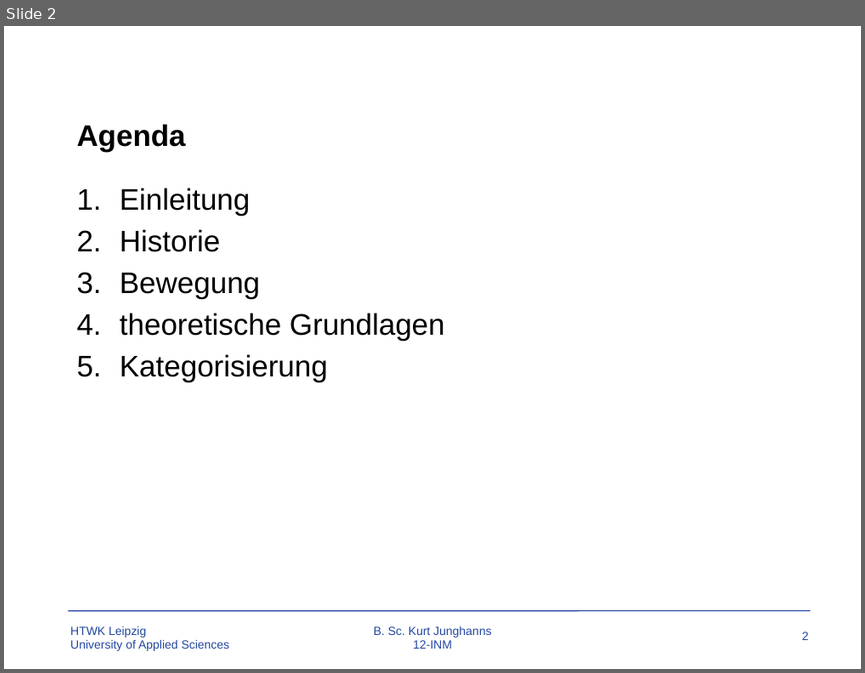
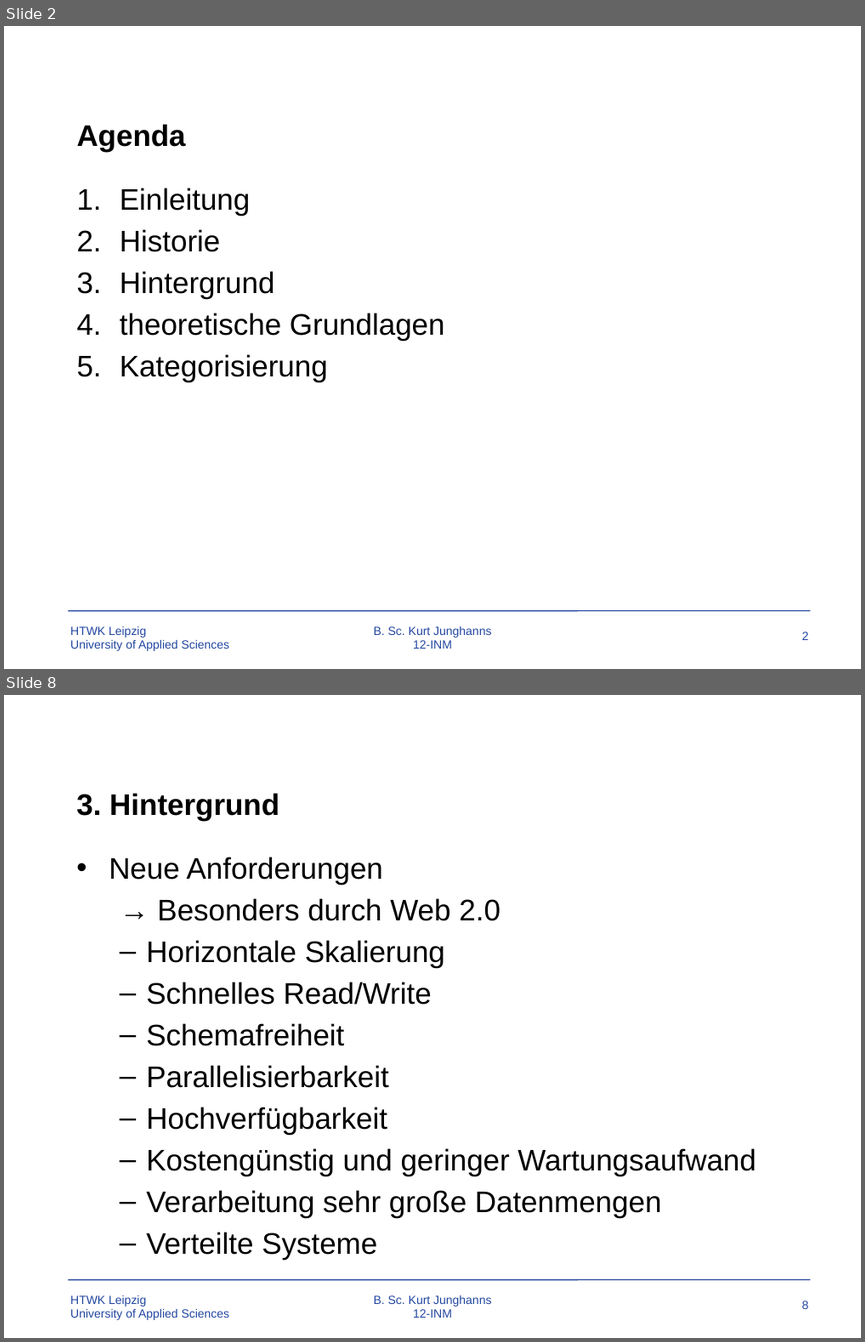
Before and after one commit to TBoonX/OS-Datenbanken, a slide deck: Praesentation.pptx. Shown one above the other, each under a label of ours: slide 2 before the commit, slides 2 and 8 after it; the slides between them are not shown. The pictures are 865x673 and 865x1342 pixels, drawn with LibreOffice and Linux fonts; fonts in the diff are those of the drawing; background and template pictures are left out. Boxes give left, top, right and bottom in pixels: in the first picture for what was removed or moved away, otherwise in the second. Text is boxed around its words. In the diff, an @@ line names an element or a change of style, - is before the commit and + after.

Commit message:
Neue Abbildungen. Praesentation bis vor REST erstellt.

```diff
--- a/Praesentation.pptx
+++ b/Praesentation.pptx
@@ slide 8 added at box(4, 695, 861, 1338), background #FFFFFF; not listed: 4 template elements that a slide beside it also shows @@
@@ title added at box(76, 793, 279, 821), 25 pt, text #000000, bold @@
+3. Hintergrund
@@ text added at box(109, 857, 755, 1259), 25 pt, text #000000 @@
+• Neue Anforderungen
+  → Besonders durch Web 2.0
+  – Horizontale Skalierung
+  – Schnelles Read/Write
+  – Schemafreiheit
+  – Parallelisierbarkeit
+  – Hochverfügbarkeit
+  – Kostengünstig und geringer Wartungsaufwand
+  – Verarbeitung sehr große Datenmengen
+  – Verteilte Systeme
@@ slide 2 changed as well @@
@@ text at box(120, 271, 275, 299): text changed @@
-3. Bewegung
+3. Hintergrund
```
Also in this commit, not shown: 2 other slides changed, 24 other slides added, 1 slide removed, 20 other files.
